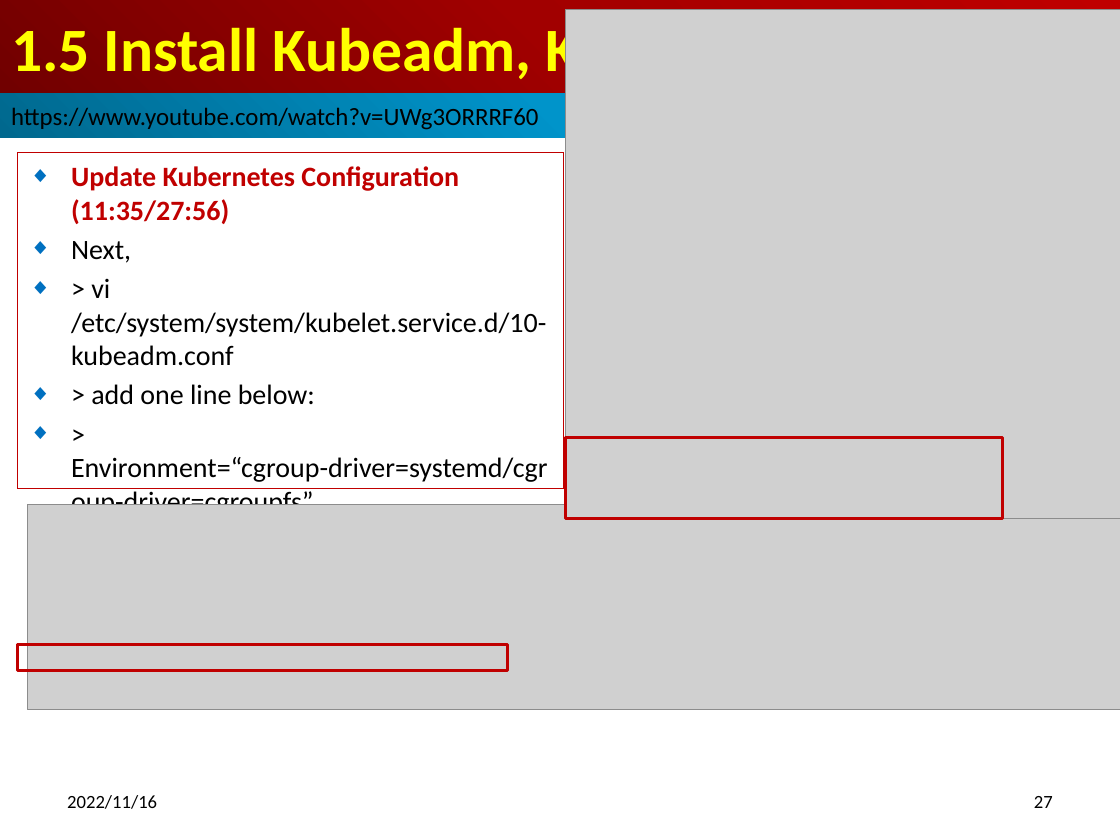
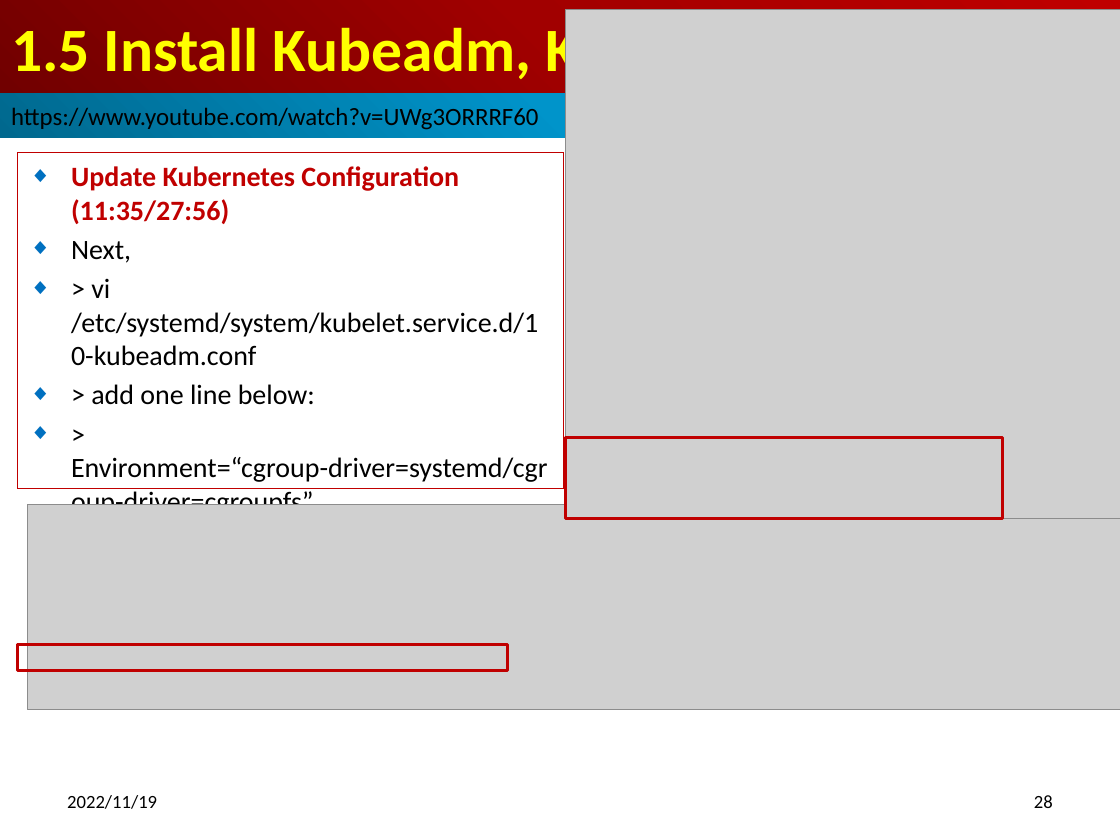
Before and after one commit to peterhchen/900_Kubernetes, a slide deck: slide 28 of 001_01_Install_MS_P02_Slave.pptx (slide 27 before the commit). Drawn at 1120x840 pixels with LibreOffice and Linux fonts; fonts in the diff are those of the drawing; grey boxes stand for pictures. Boxes give left, top, right and bottom in pixels: in the first picture for what was removed or moved away, otherwise in the second. Text is boxed around its words. In the diff, an @@ line names an element or a change of style, - is before the commit and + after.

```diff
--- a/001_01_Install_MS_P02_Slave.pptx
+++ b/001_01_Install_MS_P02_Slave.pptx
@@ subtitle at [71, 279, 538, 366]: text changed @@
-◆ > vi /etc/system/system/kubelet.service.d/10-kubeadm.conf
+◆ > vi /etc/systemd/system/kubelet.service.d/10-kubeadm.conf
@@ text at [67, 795, 157, 809]: text changed @@
-2022/11/16
+2022/11/19
@@ page number at [1034, 795, 1053, 808]: text changed @@
-27
+28
```
Also in this commit, not shown: 29 other slides changed, 1 slide added.
